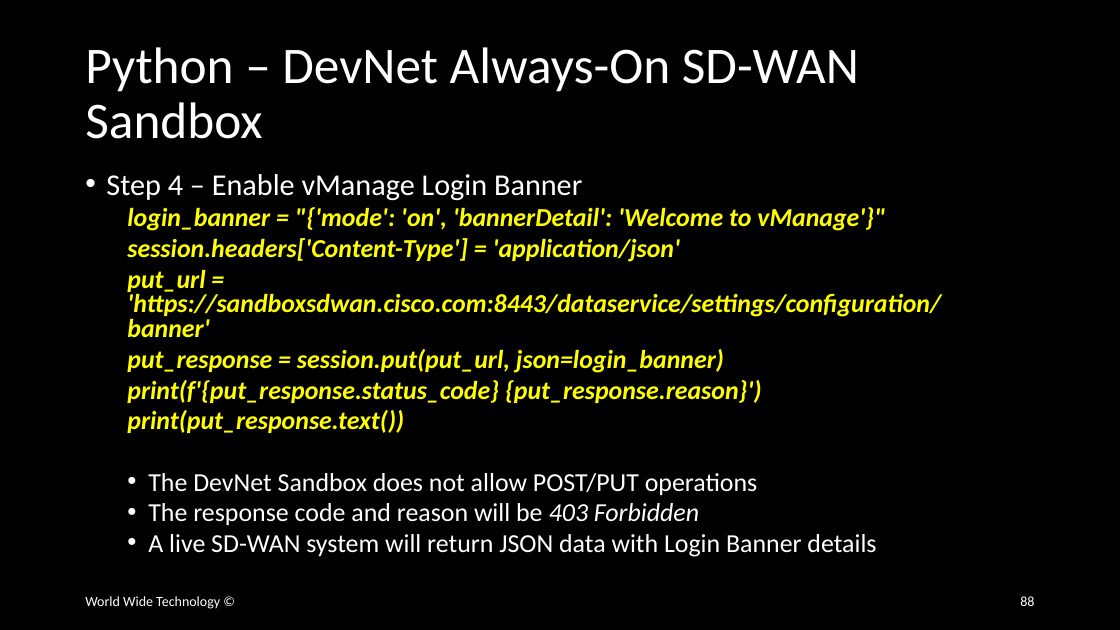
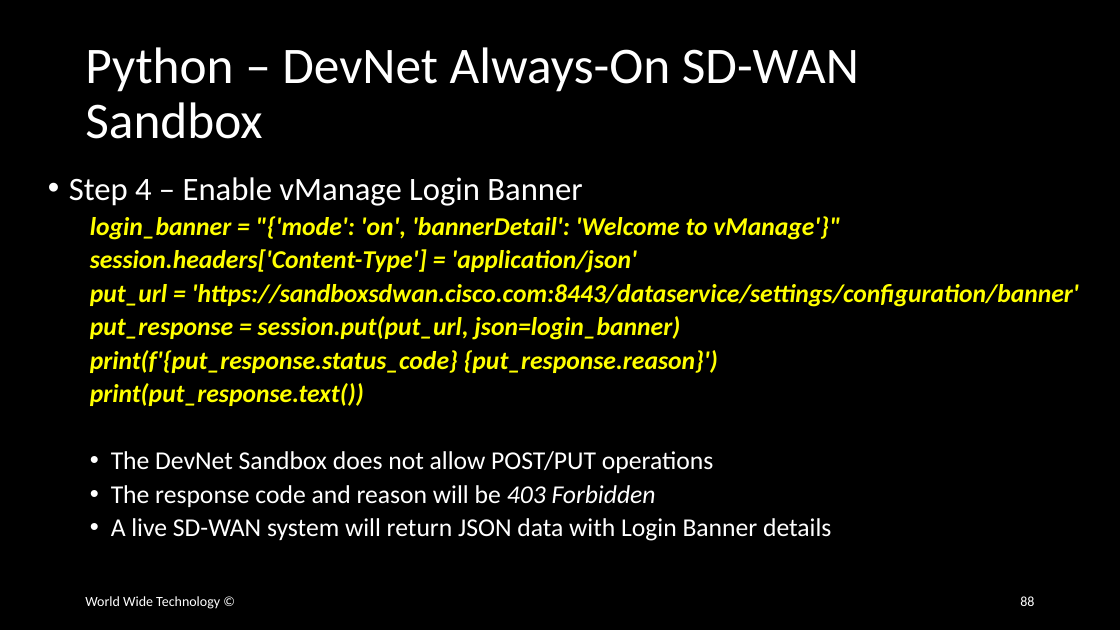
Before and after one commit to wwt/curl-requests-foundations, a slide deck: slide 88 of curl-requests-foundations.pptx. Drawn at 1120x630 pixels with LibreOffice and Linux fonts; fonts in the diff are those of the drawing. Boxes give left, top, right and bottom in pixels: in the first picture for what was removed or moved away, otherwise in the second. Text is boxed around its words. In the diff, an @@ line names an element or a change of style, - is before the commit and + after.

```diff
--- a/curl-requests-foundations.pptx
+++ b/curl-requests-foundations.pptx
@@ text "Step 4 – Enable vManage ...": place and size @@
-text "Step 4 – Enable vManage ..." at [106,174,941,557]
+text "Step 4 – Enable vManage ..." at [69,177,1079,541]
@@ text "Step 4 – Enable vManage ..." at [69,177,1079,541]: size 25.9 to 28 pt in "Step 4 – Enable vManage Login Banner"; size 22.2 to 22 pt; line spacing 0.8 to 0.9 @@
```
Also in this commit, not shown: 1 other slide changed, 6 slides added.
